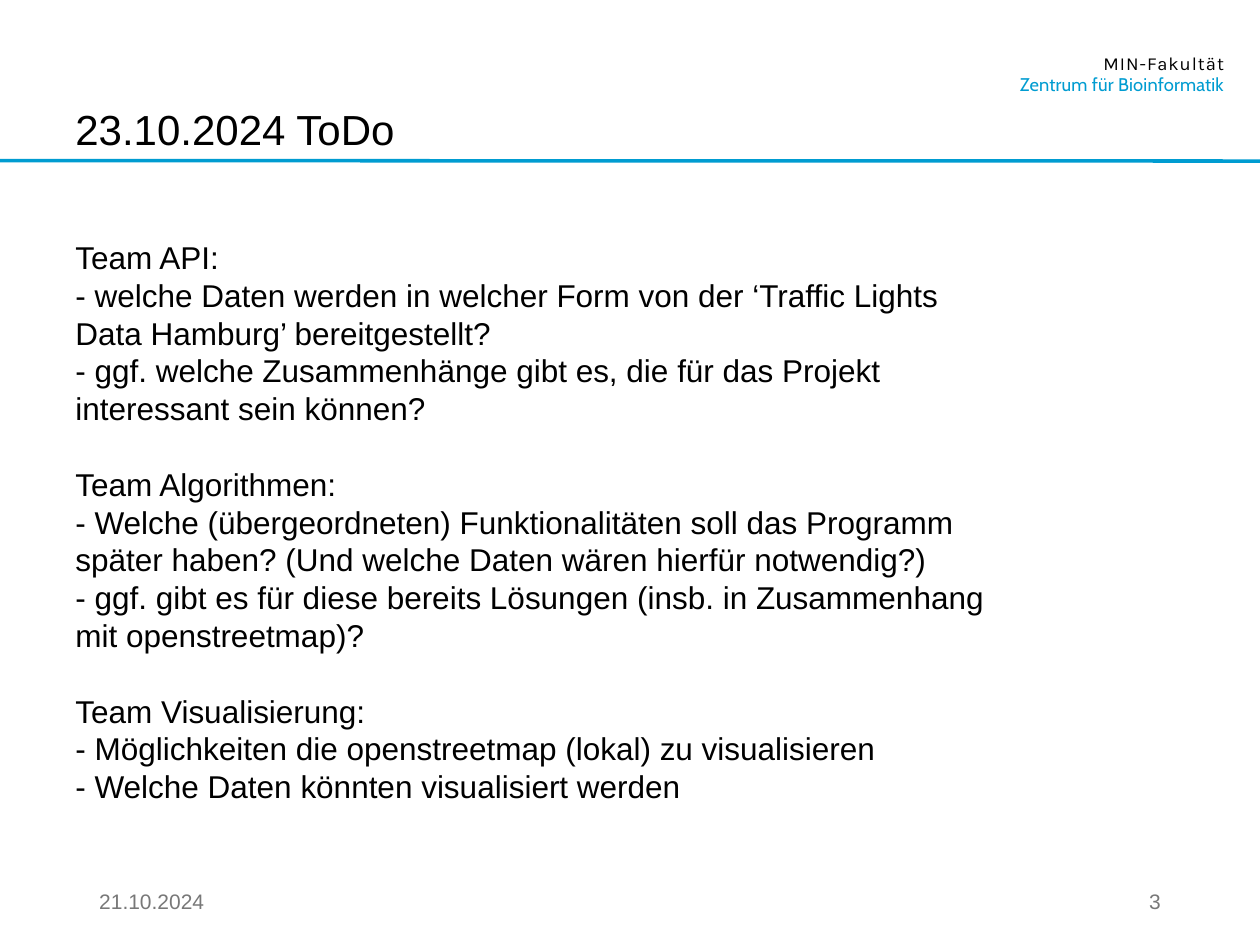
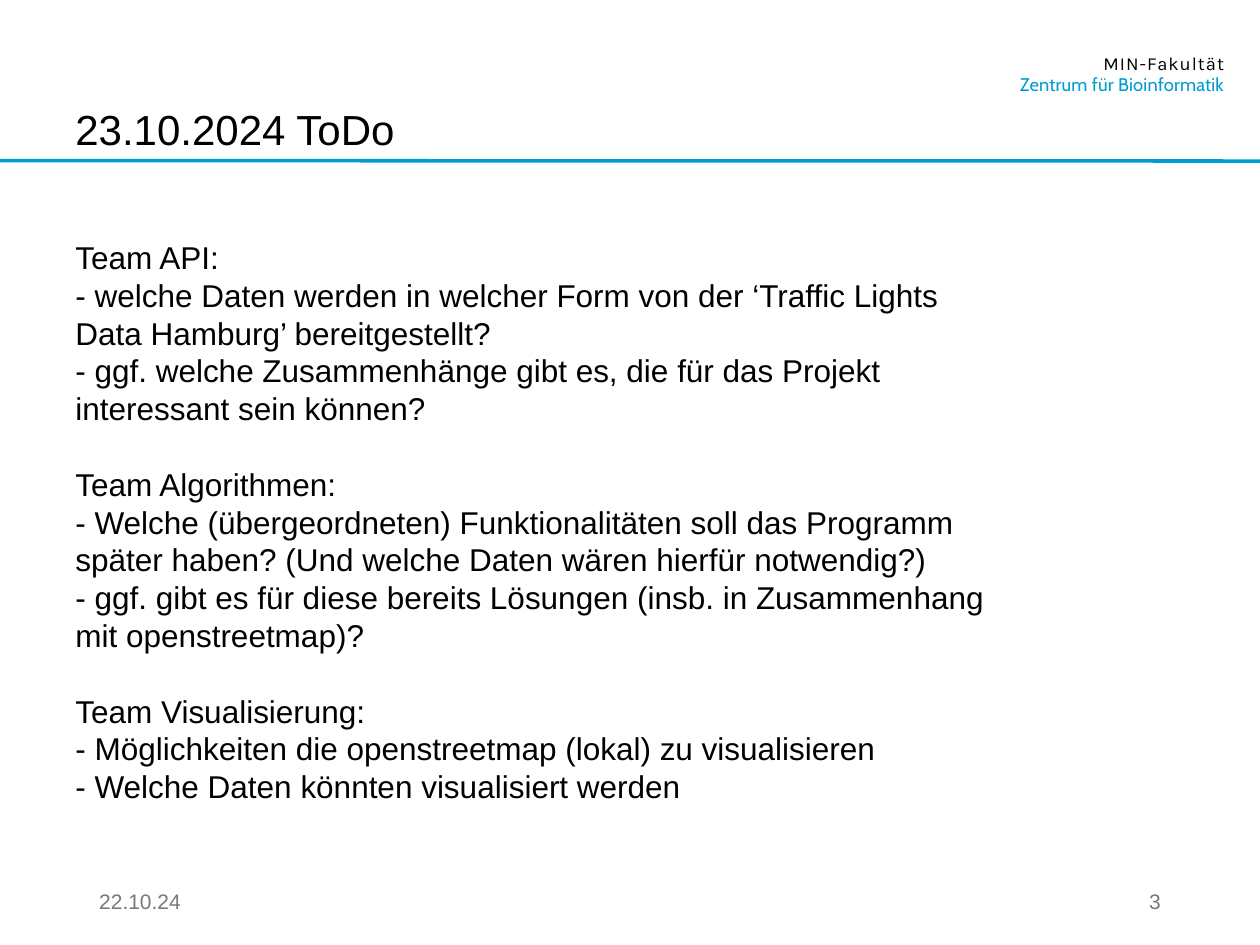
Before and after one commit to Mikkoko112/TLDHamburg, a slide deck: slide 4 of CiS-Projekt.pptx. Drawn at 1260x945 pixels with LibreOffice and Linux fonts; fonts in the diff are those of the drawing; background and template pictures are left out. Boxes give left, top, right and bottom in pixels: in the first picture for what was removed or moved away, otherwise in the second. Text is boxed around its words. In the diff, an @@ line names an element or a change of style, - is before the commit and + after.

```diff
--- a/CiS-Projekt.pptx
+++ b/CiS-Projekt.pptx
@@ text at bbox=[99, 894, 181, 909]: text changed @@
-21.10.2024
+22.10.24
```
Also in this commit, not shown: 11 other slides changed, 1 slide added.
